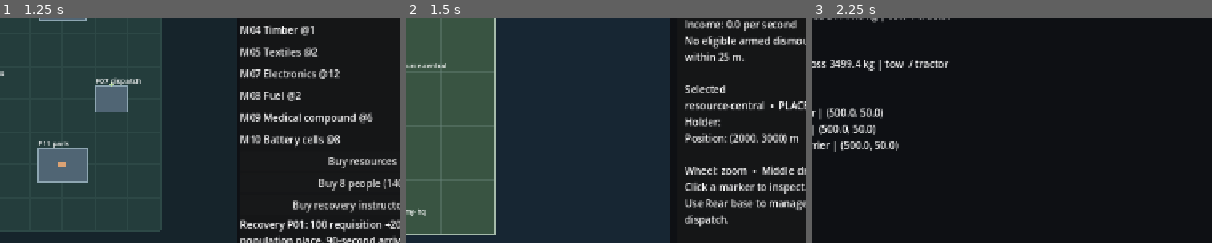
Above: before the commit, frames 1-3 (left to right).
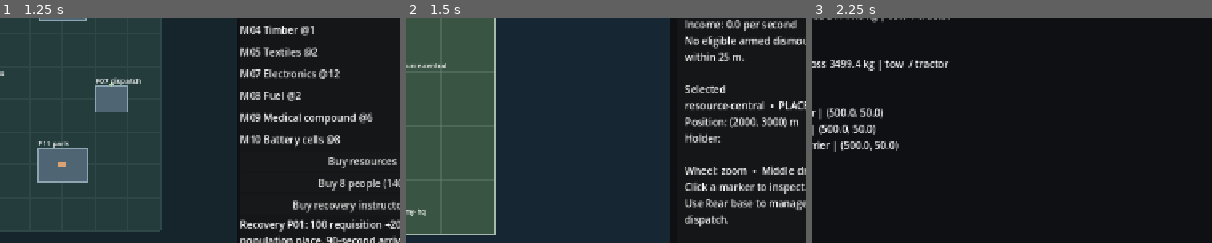
Above: after the commit, the same moments.

Repository: TheInfinityIQ/Trencho_V4
Game: Godot game, scene res://game/main/main.tscn
The game is run twice, just before and just after one commit, with the same random seed, the same clock (stepped at 60 frames per second) and the same inputs.
Inputs:
- Up to frame 1 (1.25 s): click "Rear base" at 0.5 s
- Up to frame 2 (1.5 s): click "Battlefield" at 1.25 s
- Up to frame 3 (2.25 s): click "G24 Vehicle recovery" at 2 s
The pictures show only the part of the screen within x 39-89%, y 45-95%; the shares and areas given below are measured in that part.

Frame 1 is identical in both runs. In frame 2, 1.5% of the frame differs, in the area x 70-98%, y 44-56%; in frame 3, nothing differs.

Commit message:
Show hostile units only through delivered contact reports

Diff:
--- /dev/null
+++ b/game/battlefield/battlefield_presentation.gd
@@ -0,0 +1,24 @@
+extends RefCounted
+## Player information boundary; authoritative enemy state stays in the ledger.
+
+static func markers(rear: RefCounted) -> Array[Dictionary]:
+	var rows: Array[Dictionary] = []
+	for entity in rear.ledger.snapshot().entities:
+		if entity.kind == "PLACE":
+			if entity.id == "hq-berth" or rear.objectives.objectives.has(entity.id) or rear.orders.objective_markers.has(entity.id): rows.append(entity)
+		elif entity.kind in ["PERSON","CARRIER"]:
+			var affiliation: String = str(entity.controller).trim_suffix("-hq") if entity.kind == "CARRIER" else str(entity.owner)
+			if affiliation != rear.PLAYER: continue
+			if entity.kind == "PERSON" and entity.rear_place == "Occupied": continue
+			entity["affiliation"] = affiliation
+			rows.append(entity)
+	for target_id in rear.orders.contacts.get("army",{}):
+		var report: Dictionary = rear.orders.contact("army",target_id)
+		if report.is_empty() or report.confidence <= 0 or not report.position.is_finite() or report.get("class","") in ["Enemy HQ","Resource","Route Hub","Observation"]: continue
+		rows.append({"id":target_id,"kind":"CONTACT","position":report.position,"owner":"army-red","affiliation":"army-red","class":report.get("class","Unknown"),"age":report.age,"confidence":report.confidence,"uncertainty_m":report.uncertainty_m})
+	return rows
+
+static func inspect(rear: RefCounted, id: String) -> Dictionary:
+	for row in markers(rear):
+		if row.id == id: return row
+	return {}
--- a/game/battlefield/battlefield_view.gd
+++ b/game/battlefield/battlefield_view.gd
@@ -2,6 +2,7 @@
 ## Read-only strategic view of the same identities and clock used by the rear.
 
 const WORLD_SIZE := Vector2(4000.0, 6000.0)
+const Presentation = preload("res://game/battlefield/battlefield_presentation.gd")
 const PANEL_WIDTH := 350.0
 var simulation: RefCounted
 var zoom := 1.0
@@ -79,10 +80,7 @@
 func _select_nearest(point: Vector2) -> void:
 	if simulation == null: return
 	var distance := 14.0
-	for entity in simulation.rear.ledger.snapshot().entities:
-		if entity.kind not in ["PERSON", "CARRIER", "PLACE"]: continue
-		if entity.kind == "PLACE" and entity.id not in ["hq-berth", "enemy-hq", "resource-central"]: continue
-		if entity.kind == "PERSON" and entity.rear_place == "Occupied": continue
+	for entity in Presentation.markers(simulation.rear):
 		var measure: float = _screen(entity.position).distance_to(point)
 		if measure < distance:
 			distance = measure
@@ -105,12 +103,14 @@
 	for y in range(0, 6001, 1000):
 		draw_line(_screen(Vector2(0, y)), _screen(Vector2(4000, y)), Color("678278", 0.45), 1.0)
 	if simulation == null: return
-	for entity in simulation.rear.ledger.snapshot().entities:
-		if entity.kind == "PLACE" and entity.id in ["hq-berth", "enemy-hq", "resource-central"]:
-			var colour := Color("f0c565") if entity.id == "resource-central" else (Color("73bde4") if entity.id == "hq-berth" else Color("e17c72"))
+	for entity in Presentation.markers(simulation.rear):
+		if entity.kind == "PLACE":
+			var colour := Color("f0c565") if simulation.rear.objectives.objectives.has(entity.id) else (Color("73bde4") if entity.id == "hq-berth" else Color("e17c72"))
 			_draw_marker(entity.position, colour, entity.id, font)
+		elif entity.kind == "CONTACT":
+			_draw_marker(entity.position, Color("e4a47c"), "Contact", font,entity.id)
 		elif entity.kind == "CARRIER" and entity.design_type in ["T01", "T02", "T03", "T04", "T05"] and entity.position.x >= 240.0:
-			_draw_marker(entity.position, Color("74c8ed") if entity.owner == "army-blue" else Color("e48378"), entity.id, font)
+			_draw_marker(entity.position, Color("74c8ed") if entity.get("affiliation",entity.owner) == "army-blue" else Color("e48378"), entity.id, font)
 		elif entity.kind == "PERSON" and entity.rear_place != "Occupied" and entity.holder_id not in ["hq-berth", "hq-stock", "hq-reserve"]:
 			_draw_marker(entity.position, Color("b8e9fa") if entity.owner == "army-blue" else Color("f2aea0"), "", font, entity.id)
 	draw_string(font, area.position + Vector2(12, 22), "BATTLEFIELD  •  4,000 × 6,000 m", HORIZONTAL_ALIGNMENT_LEFT, -1, 14, Color("e8f2ec"))
@@ -131,10 +131,12 @@
 	var rear: RefCounted = simulation.rear
 	var view: Dictionary = simulation.snapshot()
 	var objective: Dictionary = rear.objectives.inspect("resource-central")
-	var selected: Dictionary = rear.ledger.inspect_entity(selected_id)
+	var selected: Dictionary = Presentation.inspect(rear,selected_id)
 	var detail := ""
 	if not selected.is_empty():
-		detail = "%s  •  %s\nHolder: %s\nPosition: (%.0f, %.0f) m" % [selected.id, selected.kind, selected.holder_id, selected.position.x, selected.position.y]
+		detail = "%s  •  %s\nPosition: (%.0f, %.0f) m" % [selected.id, selected.kind, selected.position.x, selected.position.y]
+		if selected.kind == "CONTACT": detail += "\nReported %s • %.1f s ago\nPosition uncertainty: %.0f m" % [selected.class,selected.age,selected.uncertainty_m]
+		else: detail += "\nHolder: %s" % selected.holder_id
 		if selected.kind == "PERSON": detail += "\nDuty: %s | Health: %d" % [selected.assignment, selected.health]
 	var blocked: String = objective.get("blocked_reason", "No objective registered.")
 	_inspector.text = "BATTLEFIELD\n\nTime: %.1f s  •  %s\nRequisition: %.0f\n\nCentral resource objective\nControl: %.1f  …(459 unchanged characters)…
--- a/game/battlefield/tests/army_hierarchy_regression.gd
+++ b/game/battlefield/tests/army_hierarchy_regression.gd
@@ -24,7 +24,7 @@
 		_check(not rear.military.add_initial_squad(side+"-duplicate","Rifle",roster,side+"-company",side+"-platoon",owner).ok,"Same people cannot occupy another initial squad")
 		_check(rear.orders.watch(side+"-squad").ok,"Both armies observe through actual squad members")
 	_check(ledger.add_carrier("supplier-sample","blue-stage","supplier","supplier").ok,"Supplier remains a service actor")
-	_check(ledger.add_carrier("leased-sample","blue-stage","supplier","army-blue").ok,"Army-controlled leased vehicle has explicit affiliation")
+	_check(ledger.add_carrier("leased-sample","blue-stage","supplier","army-blue-hq").ok,"Army-controlled leased vehicle has explicit HQ affiliation")
 	_check(not rear.orders.issue_order("army","red-company","Hold Area","Hold","Initial defence",{},"Normal","HQ").ok,"One army cannot order the opposing company")
 	rear.advance_time(6)
 	_check(rear.orders.contacts.get("army",{}).has("red-person-0"),"Blue command receives actual red contact")
--- /dev/null
+++ b/game/battlefield/tests/presentation_regression.gd
@@ -0,0 +1,44 @@
+extends SceneTree
+const Base = preload("res://game/rear_base/base_simulation.gd")
+const Records = preload("res://game/identity/identity_records.gd")
+const Presentation = preload("res://game/battlefield/battlefield_presentation.gd")
+var checks := 0
+var failures := 0
+
+func _initialize() -> void:
+	var base := Base.new(true,true)
+	var rear: RefCounted = base.rear
+	var ledger: RefCounted = rear.ledger
+	_check(ledger.add_place("sight-stage","Actual observer staging",Vector2(2000,500)).ok,"Observer place")
+	_check(ledger.add_place("hostile-stage","Actual hostile place",Vector2(2000,600)).ok,"Hostile place")
+	var roster: Array[String] = []
+	for index in 4:
+		var id := "observer-%d" % index
+		_check(ledger.add_person(id,"sight-stage",rear.PLAYER,Records.Assignment.AVAILABLE,true,"None","None").ok,"Actual observer")
+		_check(ledger.add_weapon(id+"-rifle","E01",4,id,rear.PLAYER,"E02",30).ok,"Actual observer rifle")
+		_check(ledger.add_stock(id+"-rounds","E02",60,0.02,id,rear.PLAYER).ok,"Actual observer rounds")
+		roster.append(id)
+	_check(ledger.add_person("hidden-person","hostile-stage","army-red",Records.Assignment.AVAILABLE,true,"None","None").ok,"Actual hostile person")
+	_check(Presentation.inspect(rear,"hidden-person").is_empty(),"Unobserved hostile cannot be drawn or inspected")
+	_check(rear.military.add_initial_squad("observer-squad","Rifle",roster,"observer-company","observer-platoon",rear.PLAYER).ok,"Actual observing formation")
+	_check(rear.orders.watch("observer-squad").ok,"Watch uses actual observers")
+	rear.advance_time(5)
+	var known: Dictionary = Presentation.inspect(rear,"hidden-person")
+	_check(known.get("kind","") == "CONTACT" and known.position == Vector2(2000,600),"Delivered contact becomes a report marker")
+	_check(not known.has("health") and not known.has("holder_id") and not known.has("assignment"),"Contact exposes no hidden health or duty")
+	_check(ledger.move_entity("hidden-person","hostile-stage",Vector2(2500,1500)).ok,"Hostile moves beyond observation")
+	rear.advance_time(2)
+	known = Presentation.inspect(rear,"hidden-person")
+	_check(known.position == Vector2(2000,600) and known.age > 0 and known.uncertainty_m > 0,"Hidden movement retains aged reported position")
+	rear.advance_time(55)
+	_check(Presentation.inspect(rear,"hidden-person").is_empty(),"Expired contact is no longer selectable")
+	_check(not Presentation.inspect(rear,"observer-0").is_empty(),"Own real person remains inspectable")
+	_check(base.audit().is_empty(),"Information view never mutates physical facts")
+	print("Battlefield presentation regression: %d checks, %d failures" % [checks,failures])
+	quit(0 if failures == 0 else 1)
+
+func _check(ok: bool, detail: String) -> void:
+	checks += 1
+	if not ok:
+		failures += 1
+		push_error(detail)
--- a/game/orders/order_service.gd
+++ b/game/orders/order_service.gd
@@ -338,7 +338,7 @@
 	for person_id in _rear().military._active_roster_members(squad):
 		var observer: Dictionary = ledger.inspect_entity(person_id)
 		for target in ledger.snapshot().entities:
-			var affiliation: String = str(target.controller) if target.kind == "CARRIER" else str(target.owner)
+			var affiliation: String = str(target.controller).trim_suffix("-hq") if target.kind == "CARRIER" else str(target.owner)
 			if target.kind not in ["PERSON","CARRIER"] or affiliation not in ["army-blue","army-red"] or affiliation == observer.owner or target.get("assignment","") in ["Wounded","Dead"]: continue
 			if _rear().combat.world.observe(observer.position,target.position).visible:
 				var estimated_strength := 10.0 if target.design_type == "T05" else (6.0 if target.design_type == "T04" else (3.0 if target.design_type == "T03" else 1.0))
Not shown, added: game/battlefield/battlefield_presentation.gd.uid
Not shown, added: game/battlefield/tests/presentation_regression.gd.uid
Not shown, changed: tools/check.ps1
